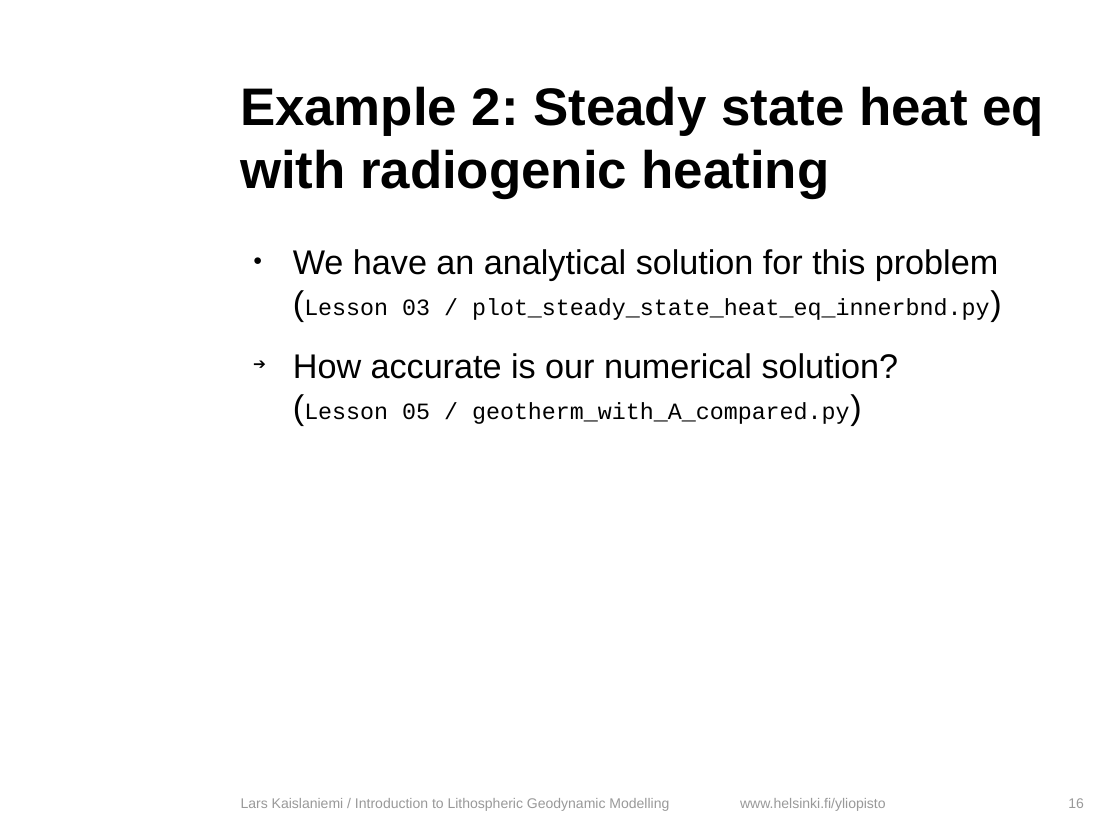
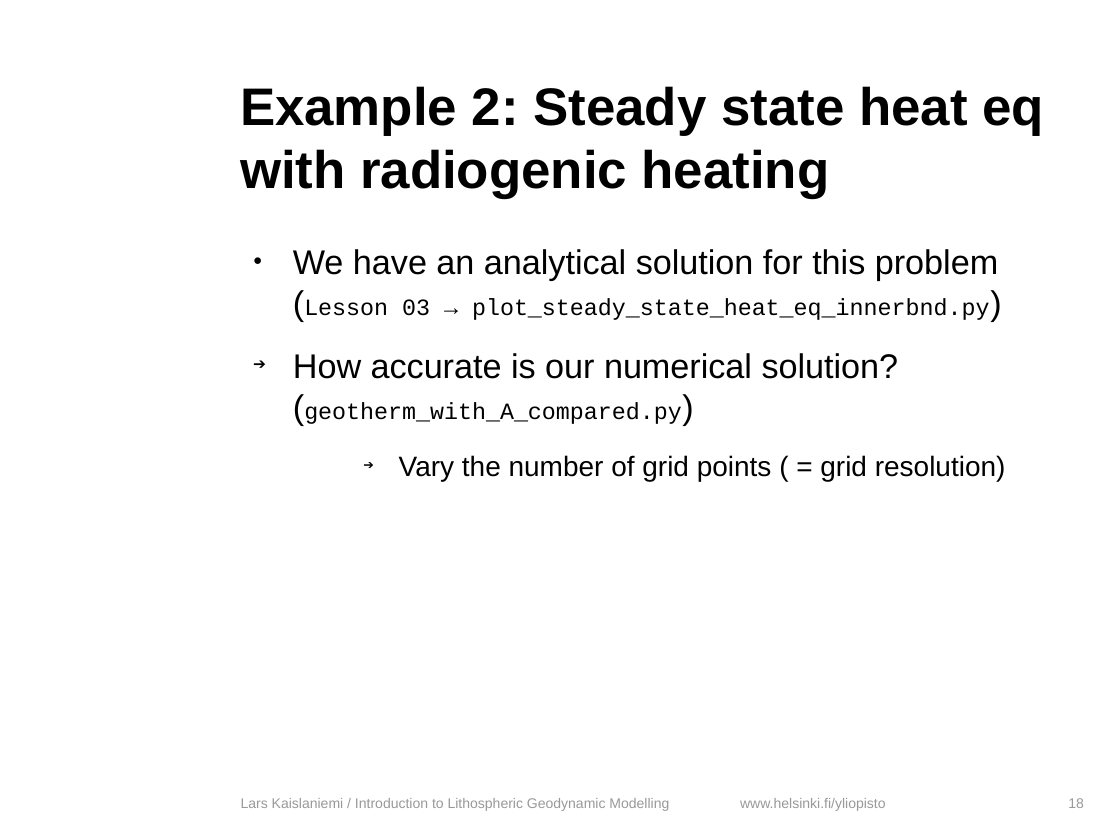
Before and after one commit to HUGG/NGWM2016-modelling-course, a slide deck: slide 18 of Lessons/05-Finite-differences/finite_differences.odp (slide 16 before the commit). Drawn at 1120x840 pixels with LibreOffice and Linux fonts; fonts in the diff are those of the drawing; background and template pictures are left out. Boxes give left, top, right and bottom in pixels: in the first picture for what was removed or moved away, otherwise in the second. Text is boxed around its words. In the diff, an @@ line names an element or a change of style, - is before the commit and + after.

Commit message:
Updates to lesson 05 & scripts

```diff
--- a/Lessons/05-Finite-differences/finite_differences.odp
+++ b/Lessons/05-Finite-differences/finite_differences.odp
@@ text at [293, 249, 1006, 481]: text changed; size 15 to 22 pt; font Courier New to Arial @@
-● We have an analytical solution for this problem (Lesson 03 / plot_steady_state_heat_eq_innerbnd.py)
-➔ How accurate is our numerical solution?
-  (Lesson 05 / geotherm_with_A_compared.py)
+● We have an analytical solution for this problem (Lesson 03 → plot_steady_state_heat_eq_innerbnd.py)
+➔ How accurate is our numerical solution?
+  (geotherm_with_A_compared.py)
+    ➔ Vary the number of grid points ( = grid resolution)
```
Also in this commit, not shown: 21 other slides changed, 11 slides added, 4 other files.
